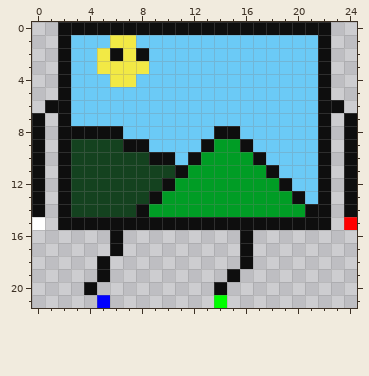
Pixel-art sprite -- media/imgEnemy/1/spr5.png. Above: the version before the commit.
The file is 125x110 pixels, drawn in blocks of 5x5; one block is one cell here.
Now the later version:
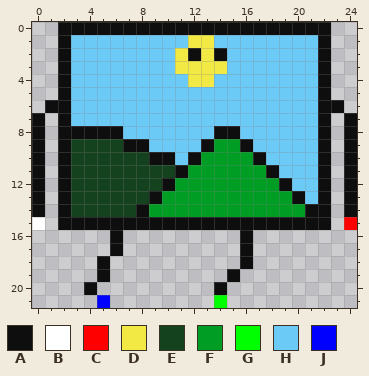
Palette (. is transparent): A #0e0e0e  B #ffffff  C #ff0000  D #f2e945  E #14421f  F #009d25  G #00ff00  H #6bcaf6  J #0000ff
Edits made:
@@ x 3..16 @@
  0 AAAAAAAAAAAAAA
- 1 HHHDDHHHHHHHHH
- 2 HHDADAHHHHHHHH
- 3 HHDDDDHHHHHHHH
- 4 HHHDDHHHHHHHHH
+ 1 HHHHHHHHHDDHHH
+ 2 HHHHHHHHDADAHH
+ 3 HHHHHHHHDDDDHH
+ 4 HHHHHHHHHDDHHH
  5 HHHHHHHHHHHHHH
Boxes around the changes in both pictures, in picture pixels (x1, y1, x2, y2):
changed: (97, 35, 227, 87)
